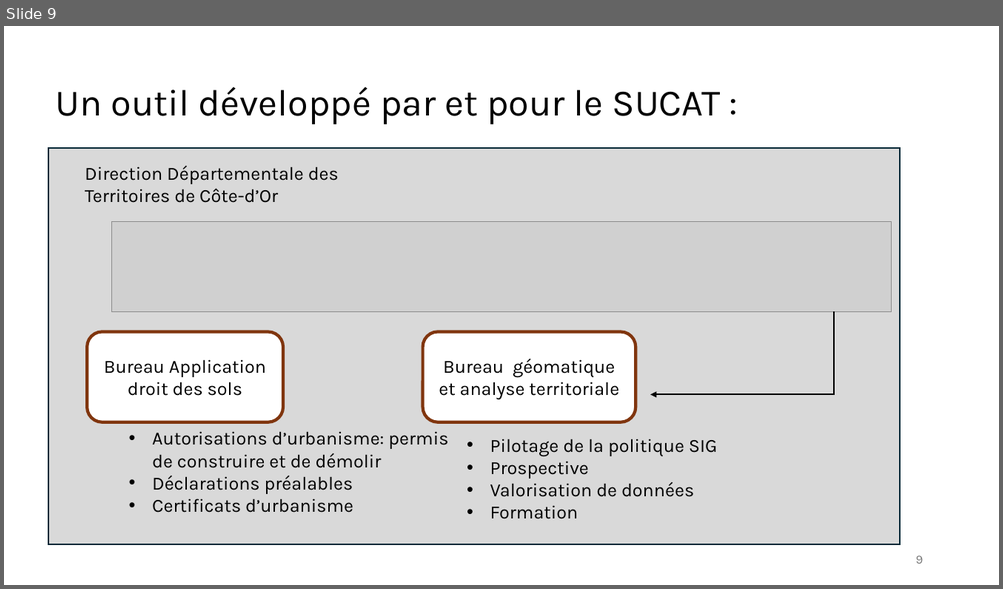
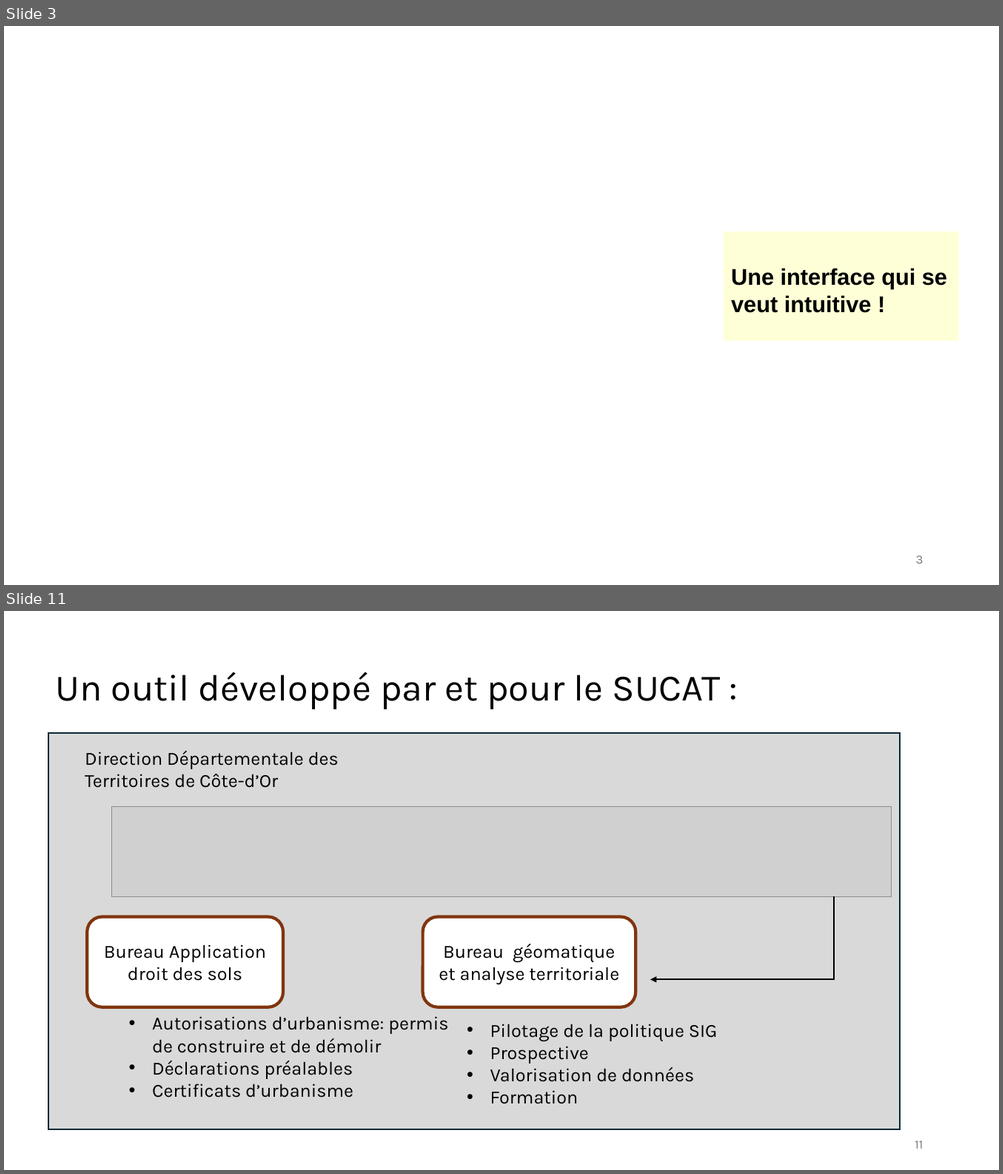
Before and after one commit to tomflyjc/Instruction_ADS, a slide deck: plugin_Instruction_ADS.odp. Shown one above the other, each under a label of ours: slide 9 before the commit, slides 3 and 11 after it; the slides between them are not shown. The pictures are 1003x589 and 1003x1174 pixels, drawn with LibreOffice and Linux fonts; fonts in the diff are those of the drawing; grey boxes stand for pictures; background and template pictures are left out. Boxes give left, top, right and bottom in pixels: in the first picture for what was removed or moved away, otherwise in the second. Text is boxed around its words. In the diff, an @@ line names an element or a change of style, - is before the commit and + after.

```diff
--- a/plugin_Instruction_ADS.odp
+++ b/plugin_Instruction_ADS.odp
@@ slide 3 added at bbox=[4, 26, 999, 585], background picture (left out) @@
@@ rectangle added at bbox=[724, 232, 959, 341], fill #FFFFD7, 22 pt, text #000000, bold @@
+Une interface qui se veut intuitive !
@@ page number added at bbox=[916, 556, 923, 564], 12 pt, text #787878 @@
+3
@@ what was slide 9 is now slide 11 @@
@@ page number at bbox=[914, 1141, 922, 1149]: text changed @@
-9
+11
```
Also in this commit, not shown: 16 slides changed, 7 other slides added, 6 slides removed.
